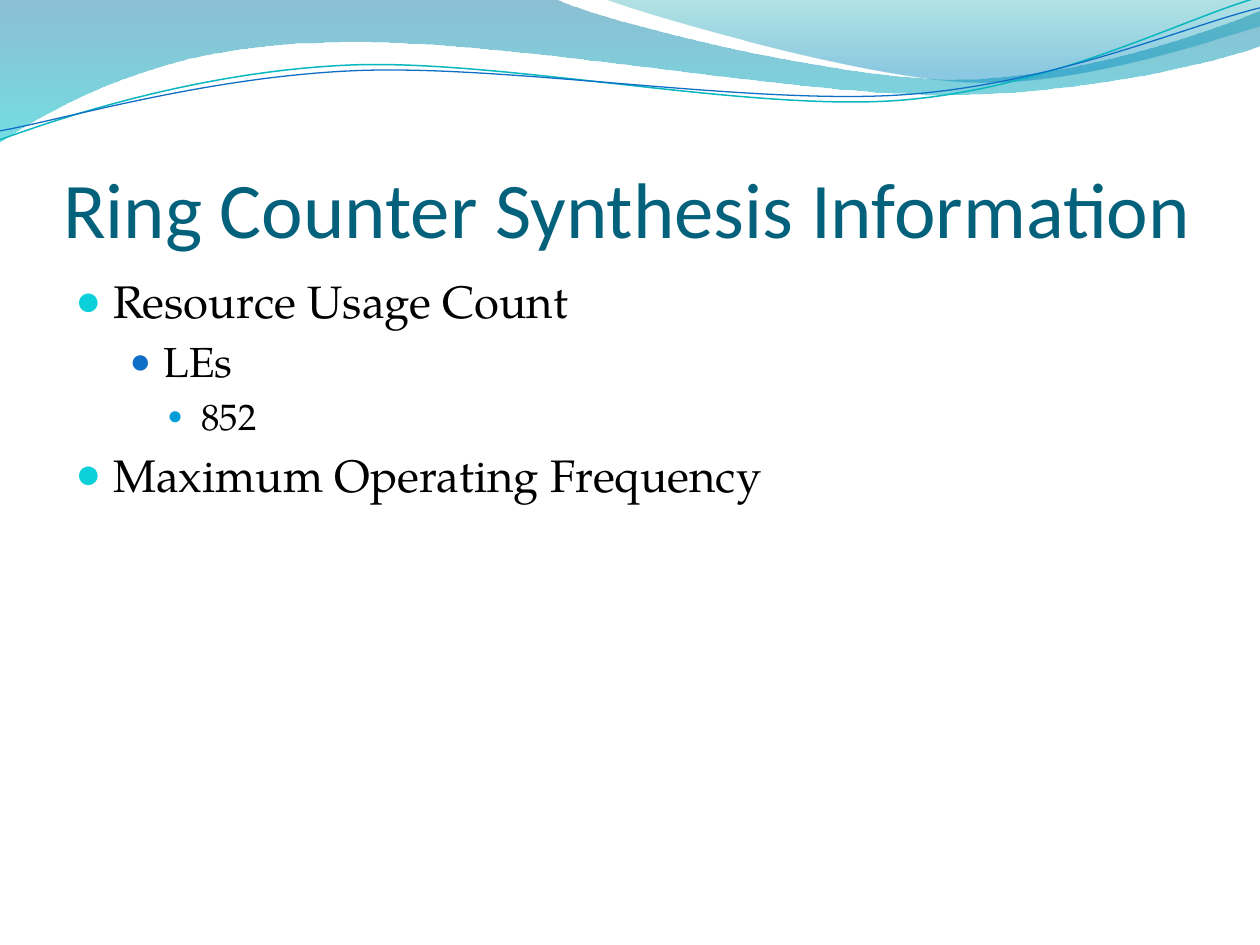
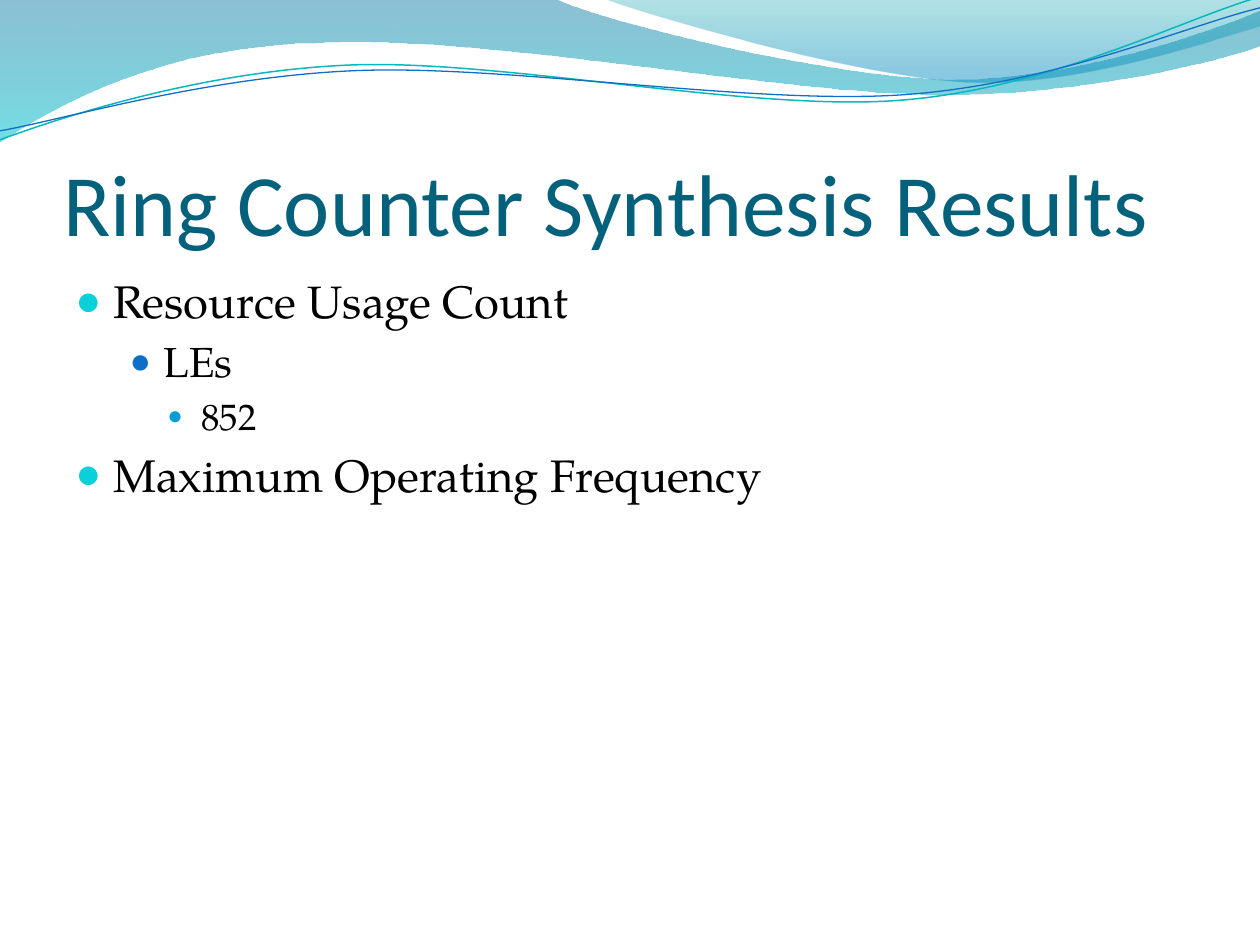
Before and after one commit to Endrico/CS701Proj, a slide deck: slide 7 of PhaseII/Presentation/COMPSYS701-phase2.pptx. Drawn at 1260x945 pixels with LibreOffice and Linux fonts; fonts in the diff are those of the drawing; background and template pictures are left out. Boxes give left, top, right and bottom in pixels: in the first picture for what was removed or moved away, otherwise in the second. Text is boxed around its words. In the diff, an @@ line names an element or a change of style, - is before the commit and + after.

```diff
--- a/PhaseII/Presentation/COMPSYS701-phase2.pptx
+++ b/PhaseII/Presentation/COMPSYS701-phase2.pptx
@@ title at (x1=63, y1=175, x2=1147, y2=251): text changed; size 45 to 50 pt @@
-Ring Counter Synthesis Information
+Ring Counter Synthesis Results
```
Also in this commit, not shown: 1 other slide changed, 2 slides added, 19 other files.
